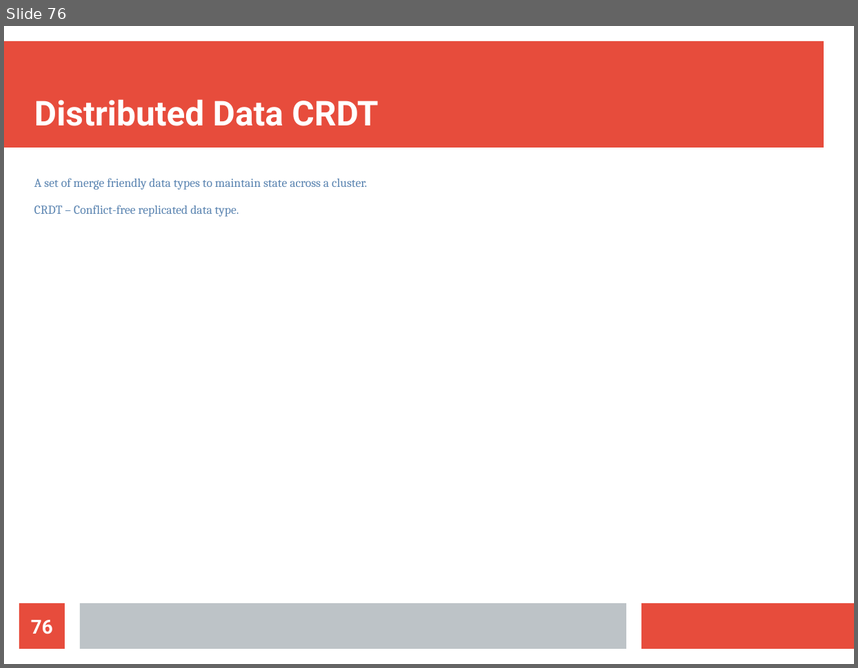
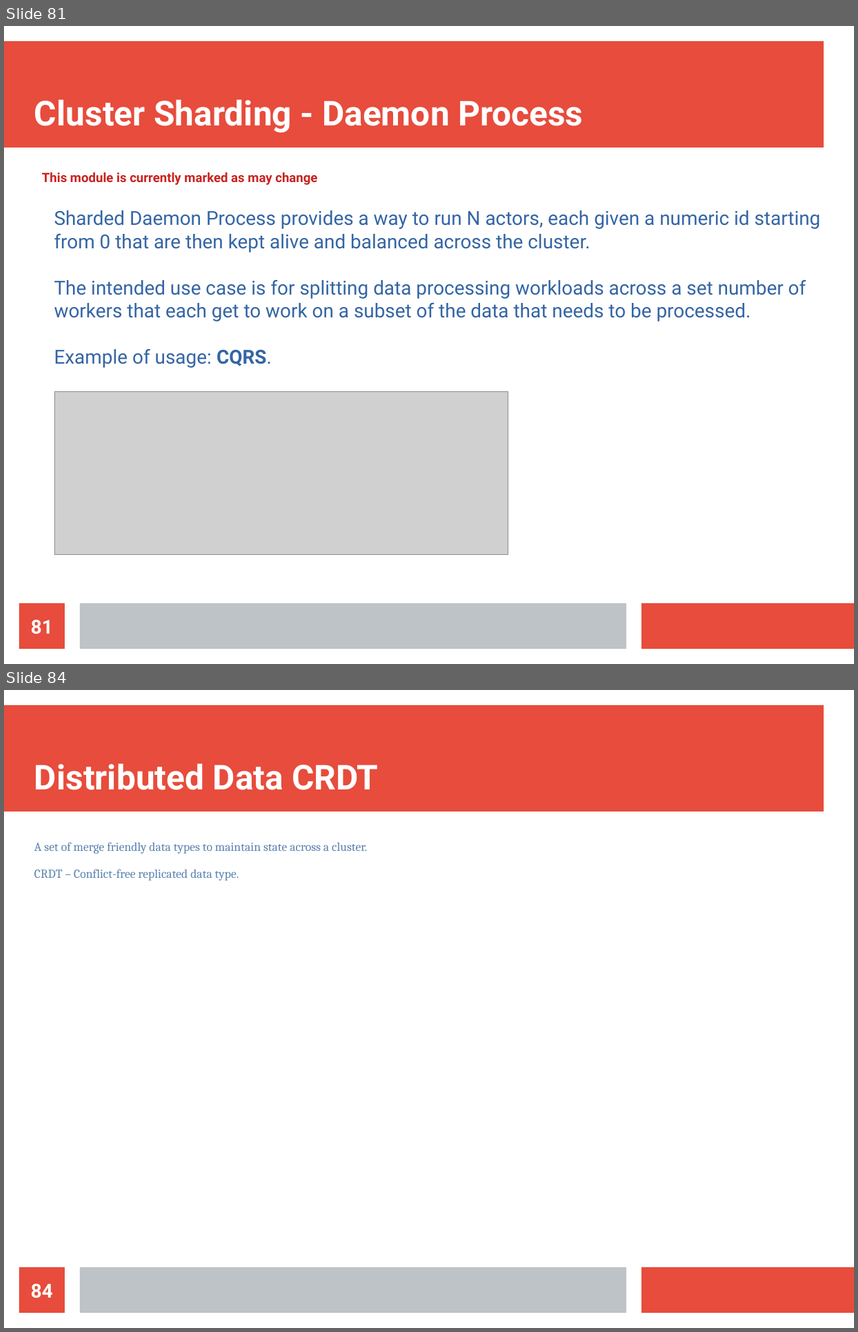
Before and after one commit to bytemania/akka-java-cluster, a slide deck: src/main/resources/res/presentation.odp. Shown one above the other, each under a label of ours: slide 76 before the commit, slides 81 and 84 after it; the slides between them are not shown. The pictures are 858x668 and 858x1332 pixels, drawn with LibreOffice and Linux fonts; fonts in the diff are those of the drawing; grey boxes stand for pictures. Boxes give left, top, right and bottom in pixels: in the first picture for what was removed or moved away, otherwise in the second. Text is boxed around its words. In the diff, an @@ line names an element or a change of style, - is before the commit and + after.

Commit message:
sharding

```diff
--- a/src/main/resources/res/presentation.odp
+++ b/src/main/resources/res/presentation.odp
@@ slide 81 added at [4,26,854,664], background #FFFFFF; not listed: 3 template elements that a slide beside it also shows @@
@@ title added at [34,99,583,133], 32 pt, text #FFFFFF, bold @@
+Cluster Sharding - Daemon Process
@@ text added at [42,172,317,185], 12 pt, text #C9211E, bold @@
+This module is currently marked as may change
@@ text added at [54,210,821,368], 18 pt, text #3465A4 @@
+Sharded Daemon Process provides a way to run N actors, each given a numeric id starting from 0 that are then kept alive and balanced across the cluster.
+The intended use case is for splitting data processing workloads across a set number of workers that each get to work on a subset of the data that needs to be processed.
+Example of usage: CQRS.
@@ picture added at [55,392,508,555] @@
@@ page number added at [19,603,65,648], fill #E74C3C, 18 pt, text #FFFFFF, bold @@
+81
@@ what was slide 76 is now slide 84 @@
@@ page number at [31,1283,53,1298]: text changed @@
-76
+84
```
Also in this commit, not shown: 1 slide changed, 10 other slides added.
